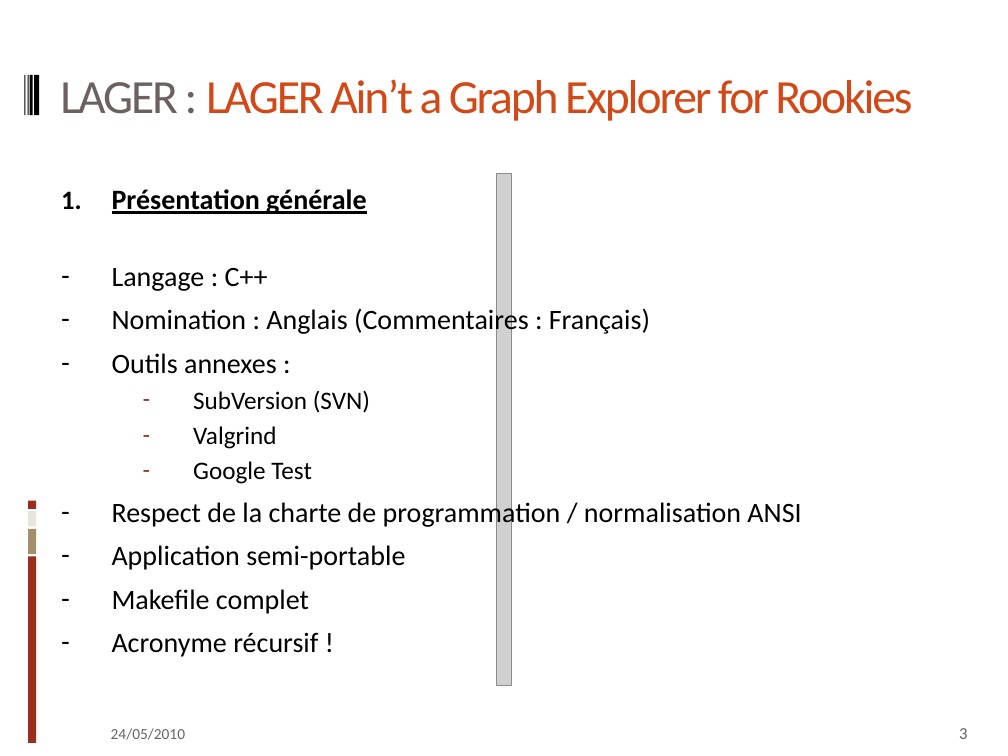
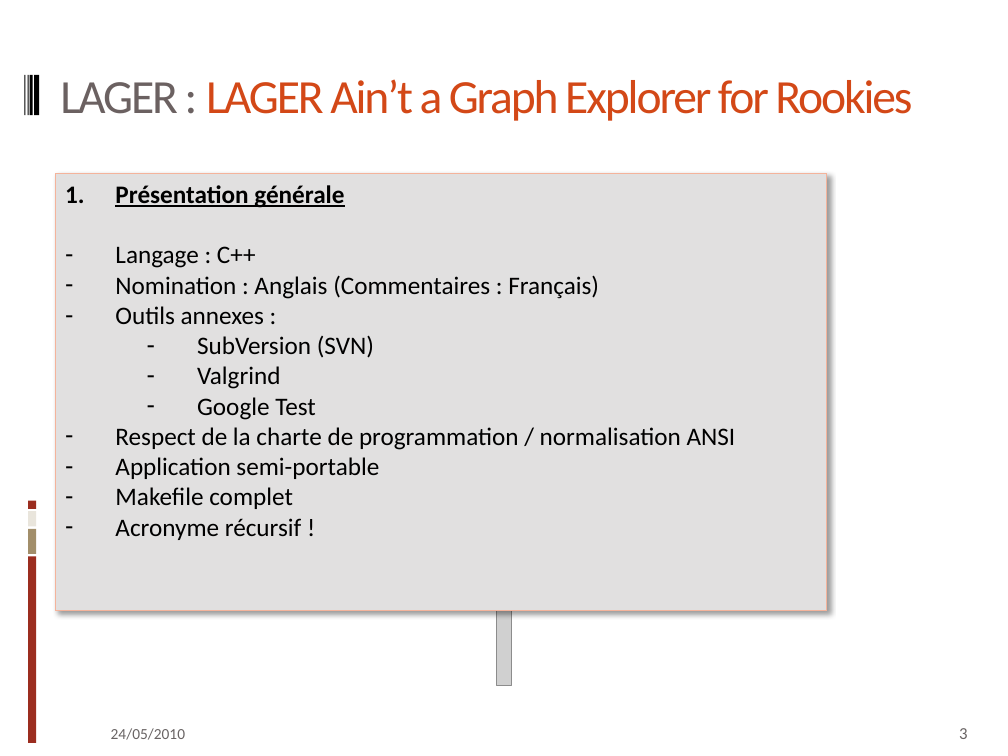
Before and after one commit to qkdreyer/ig3projetc, a slide deck: slide 3 of doc/pptx cpp.pptx. Drawn at 1008x756 pixels with LibreOffice and Linux fonts; fonts in the diff are those of the drawing; grey boxes stand for pictures. Boxes give left, top, right and bottom in pixels: in the first picture for what was removed or moved away, otherwise in the second. Text is boxed around its words. In the diff, an @@ line names an element or a change of style, - is before the commit and + after.

```diff
--- a/doc/pptx cpp.pptx
+++ b/doc/pptx cpp.pptx
@@ rectangle "Présentation générale" resized from (x1=112, y1=189, x2=801, y2=657) to (x1=55, y1=173, x2=828, y2=611) @@
@@ rectangle "Présentation générale" at (x1=55, y1=173, x2=828, y2=611): size 20 to 18 pt in "Présentation générale", "Langage : C++", "Nomination : Anglais (Commentaires : Français)", "Outils annexes :" and 4 more places; less space between paragraphs; fill none to #E1E0E0; outline none to #F4B39B 0.75 pt; shadow on @@
```
Also in this commit, not shown: 12 other slides changed, 1 other file.
